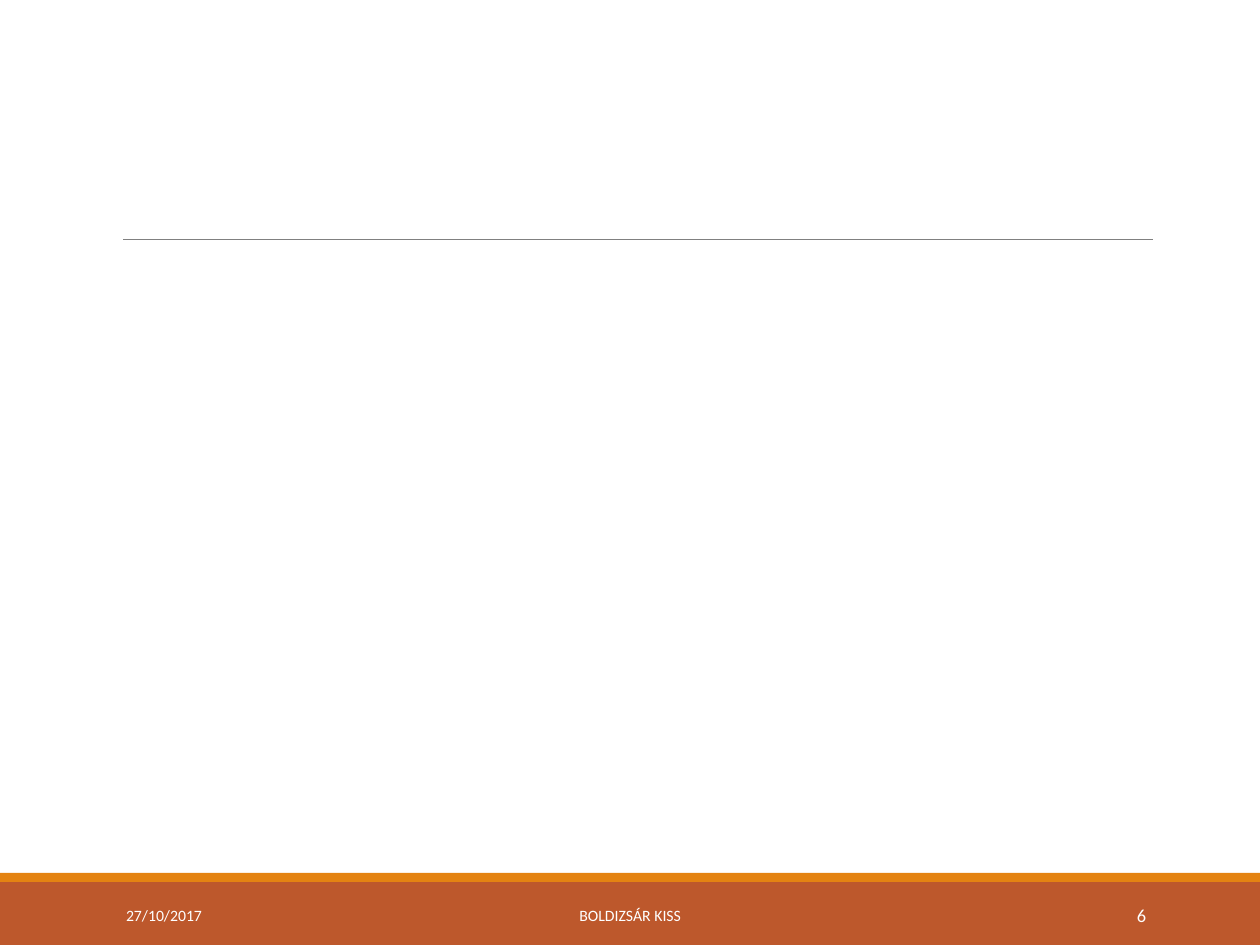
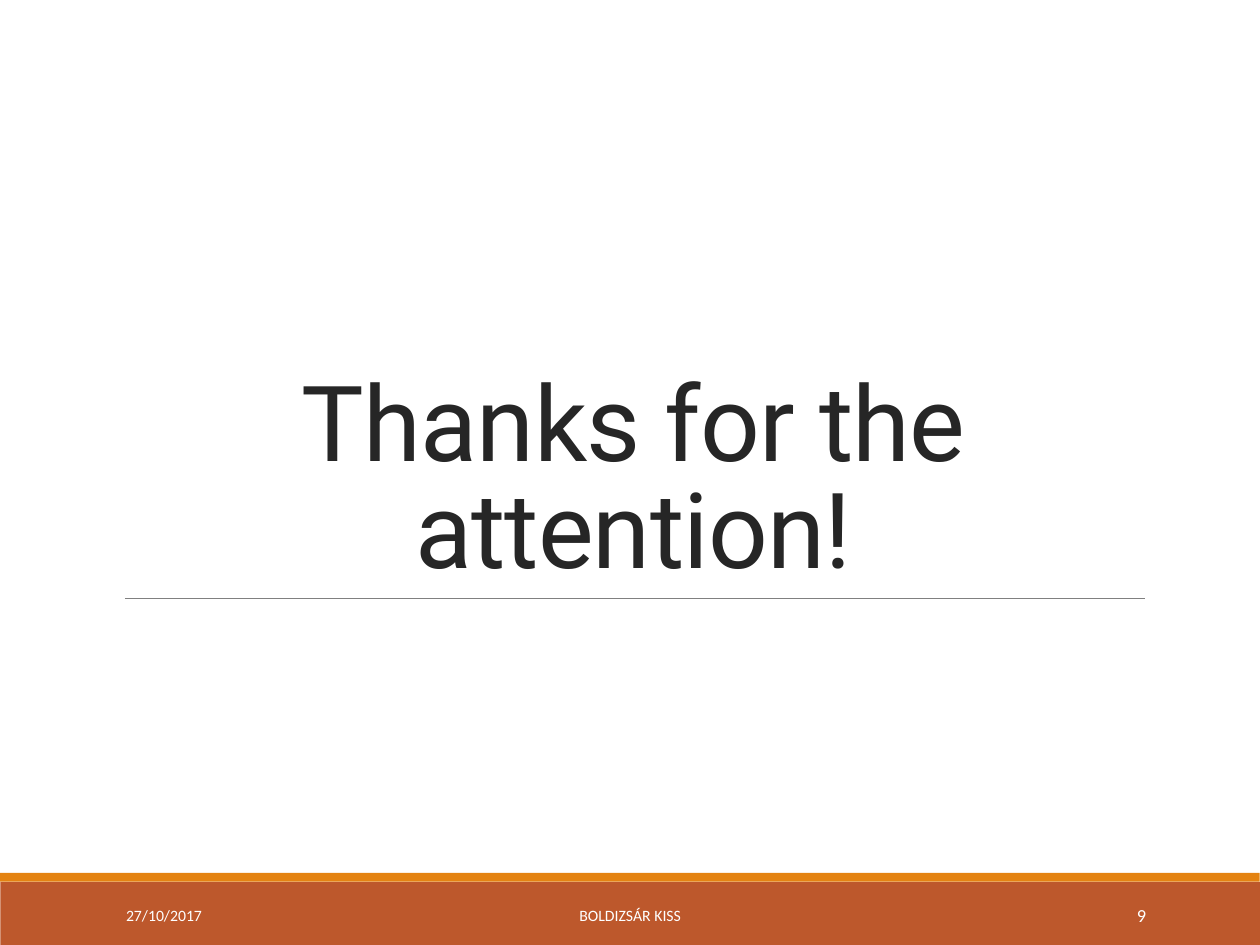
Before and after one commit to green-fox-academy/bpo106, a slide deck: slide 9 of week07/day04/demo/ppt-w07.pptx (slide 6 before the commit). Drawn at 1260x945 pixels with LibreOffice and Linux fonts; fonts in the diff are those of the drawing. Boxes give left, top, right and bottom in pixels: in the first picture for what was removed or moved away, otherwise in the second. Text is boxed around its words. In the diff, an @@ line names an element or a change of style, - is before the commit and + after.

```diff
--- a/week07/day04/demo/ppt-w07.pptx
+++ b/week07/day04/demo/ppt-w07.pptx
@@ title added at [302,381,965,569], 60 pt, text #262626 @@
+Thanks for the attention!
@@ line moved from (123, 239) - (1153, 239) to (125, 598) - (1145, 598) @@
@@ page number at [1137,910,1146,922]: text changed @@
-6
+9
```
Also in this commit, not shown: 4 other slides changed, 3 slides added.
